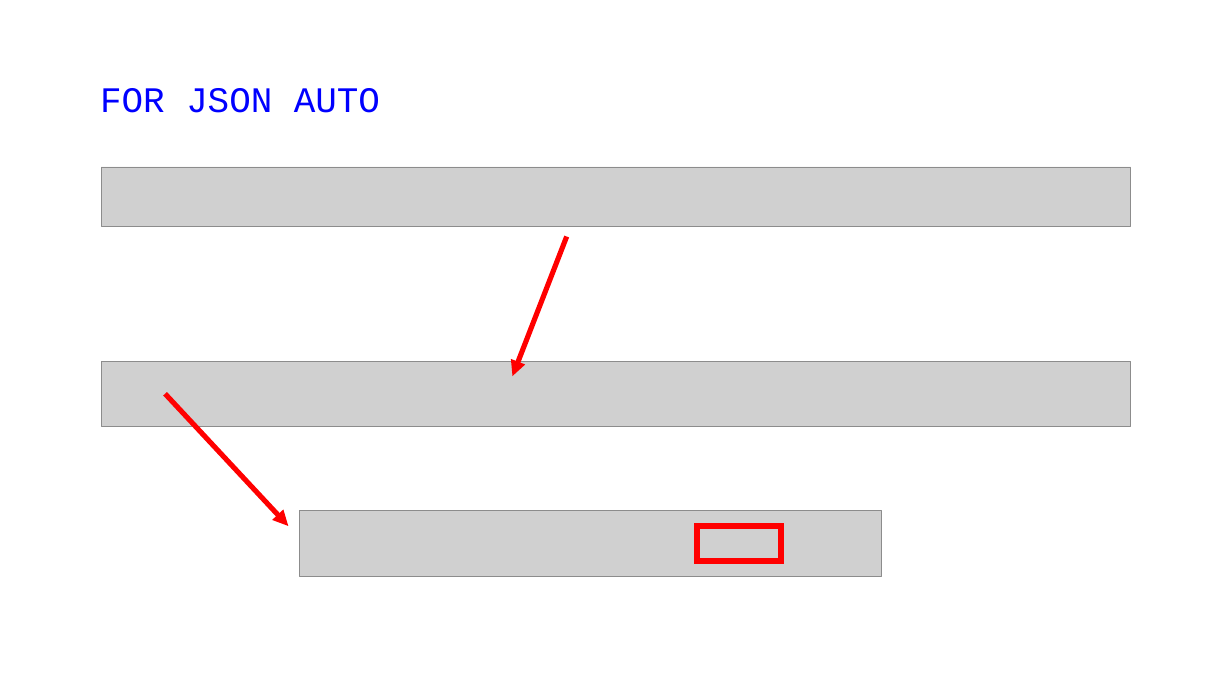
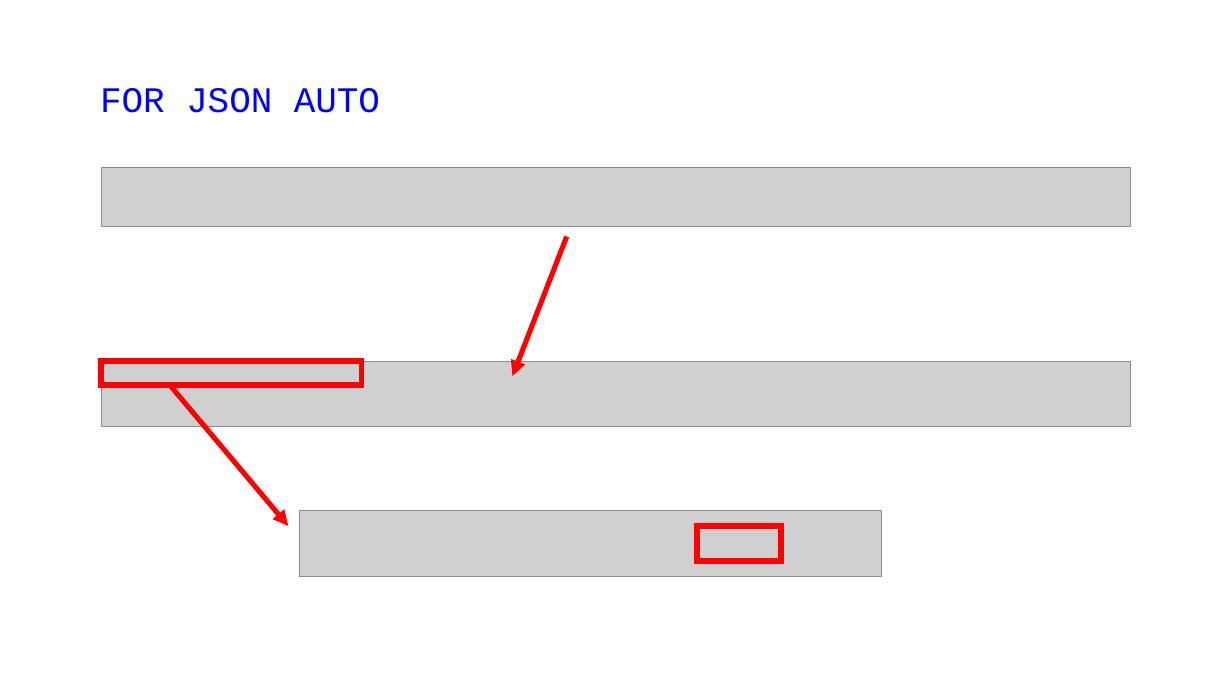
Before and after one commit to jbfoushee/MyPresentations, a slide deck: slide 63 of TSQL_JSON_Operators/TSQL_JSON_Operators.pptx (slide 62 before the commit). Drawn at 1232x693 pixels with LibreOffice and Linux fonts; fonts in the diff are those of the drawing; grey boxes stand for pictures. Boxes give left, top, right and bottom in pixels: in the first picture for what was removed or moved away, otherwise in the second. Text is boxed around its words. In the diff, an @@ line names an element or a change of style, - is before the commit and + after.

```diff
--- a/TSQL_JSON_Operators/TSQL_JSON_Operators.pptx
+++ b/TSQL_JSON_Operators/TSQL_JSON_Operators.pptx
@@ rectangle added at [101,361,361,385], outline #FF0000 4.25 pt @@
@@ arrow moved from (165, 394) - (288, 526) to (170, 385) - (288, 526) @@
```
Also in this commit, not shown: 3 other slides changed, 1 slide added, 5 other files.
